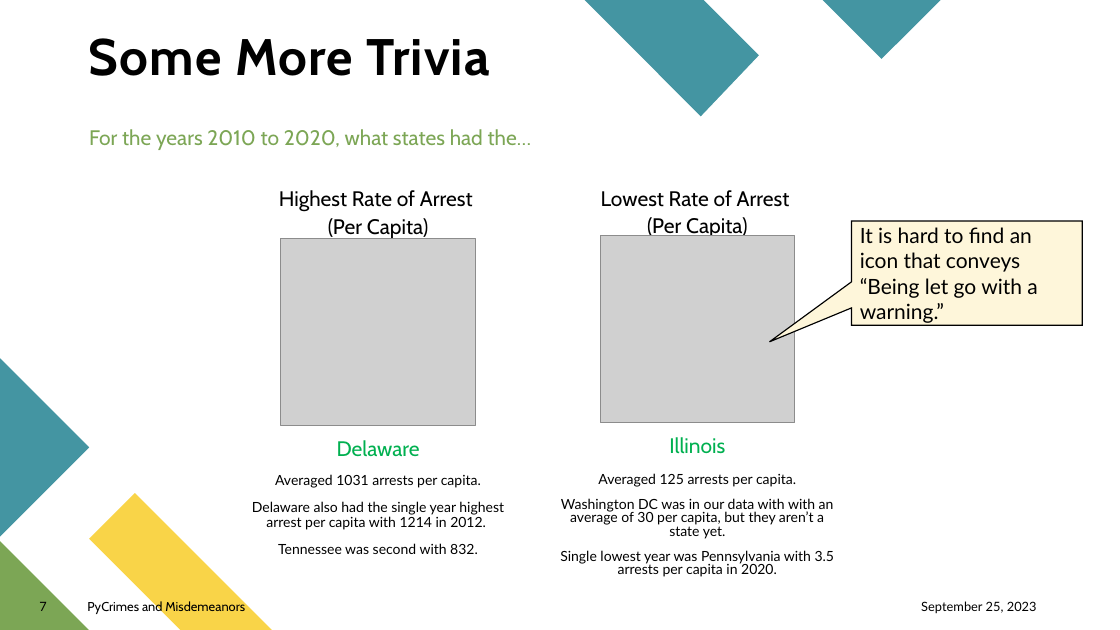
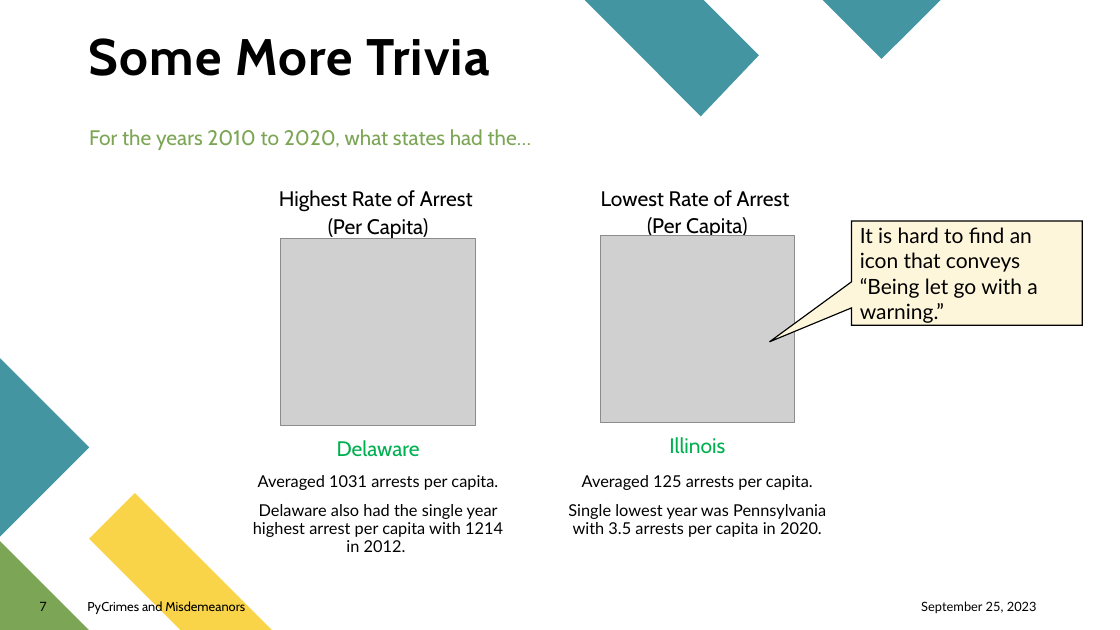
Before and after one commit to S-Bonillas/P1-PyCrimes_and_Misdemeanors, a slide deck: slide 7 of PyCrimes_Final/PyCrimes_Presentation.pptx. Drawn at 1120x630 pixels with LibreOffice and Linux fonts; fonts in the diff are those of the drawing; grey boxes stand for pictures. Boxes give left, top, right and bottom in pixels: in the first picture for what was removed or moved away, otherwise in the second. Text is boxed around its words. In the diff, an @@ line names an element or a change of style, - is before the commit and + after.

Commit message:
Presentation Update

```diff
--- a/PyCrimes_Final/PyCrimes_Presentation.pptx
+++ b/PyCrimes_Final/PyCrimes_Presentation.pptx
@@ text "Averaged 1031 arrests per capita." at bbox=[253, 475, 503, 552]: size 12 to 14 pt @@
@@ text "Averaged 125 arrests per capita." at bbox=[568, 475, 826, 537]: size 12 to 14 pt; line spacing 0.8 to 0.9 @@
@@ text at bbox=[561, 498, 834, 539]: paragraph removed @@
-Washington DC was in our data with with an average of 30 per capita, but they aren’t a state yet.
@@ text at bbox=[278, 543, 478, 554]: paragraph removed @@
-Tennessee was second with 832.
```
